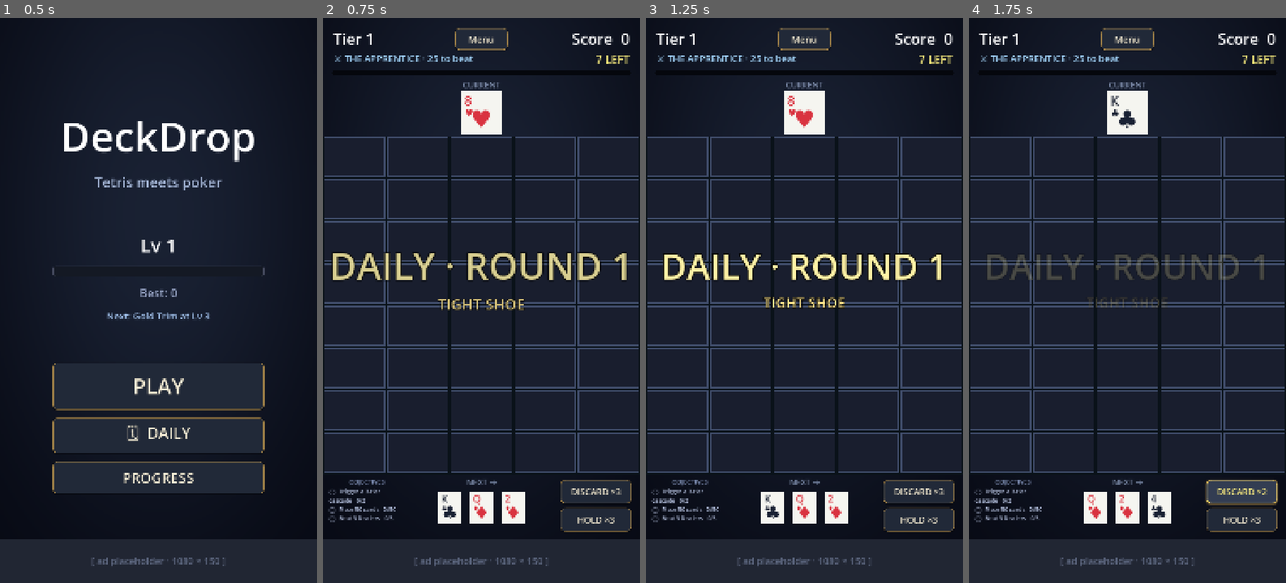
Above: before the commit, frames 1-4 (left to right).
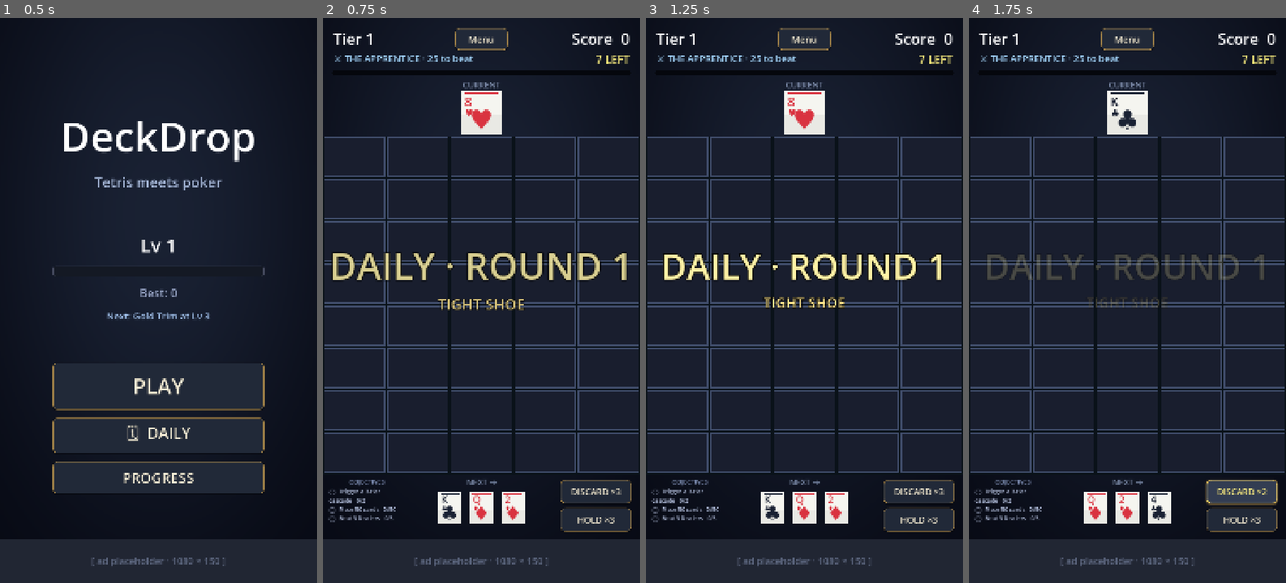
Above: after the commit, the same moments.

Repository: KrisCagle/Godot-CardStack
Game: Godot game, scene res://scenes/Title.tscn
Two runs of this game, one before a commit and one after it. Both use one fixed random seed, a clock stepped at 60 frames per second and the inputs below.
Inputs:
- Up to frame 1 (0.5 s): no input
- Up to frame 2 (0.75 s): click "🗓 DAILY" at 0.5 s
- Up to frame 3 (1.25 s): no input
- Up to frame 4 (1.75 s): click "DISCARD ×3" at 1.25 s

Frame 1 is identical in both runs. In frame 2, 0.3% of the frame differs, in the area x 37-63%, y 13-89%; in frame 3, 0.3%; in frame 4, 0.3%.

Commit message:
Card visual polish + 3 new specials (Mirror, Burst, Bonus)
Card render
-----------
draw_card now adds a suit-colored accent stripe across the top of every
real card (regular + Anchor / Flare / Surge / Crown / Mirror / Burst /
Bonus) and a subtle 5% bottom-half darkening for depth. Symbol-mode
specials (Joker / Bomb / Sweep / Shuffle) skip both since their face
color is already their identity. Center suit symbol bumped from 0.55
to 0.62 of cell height for more presence; rank label vertical offset
nudged to match. Cards now read as physical objects instead of flat
rectangles.

New specials
------------
Three additions to Card.Kind, all real cards with rank/suit so they
plug into the existing hand evaluator naturally:

- MIRROR (sky-blue 4px border) — on placement creates two copies of
  the rank/suit in the tapped column AND the mirror column (GRID_WIDTH
  - 1 - col). If one side is full it just places in the other; if both
  are full, consumed harmlessly. _apply_placement_bonuses runs on both
  copies independently. _spawn_dealer_popup("MIRROR!", sky).

- BURST (orange 4px border) — placed as a normal card, then clears the
  3×3 of cells immediately around its landing cell (Anchors stay
  unless Anchor Free perk says otherwise). Standard particles + boom
  SFX + shake. Card itself stays on the grid as a real card.

- BONUS (hot-pink 4px border) — placed as a normal card. The first
  scoring hand it participates in gets a flat 2× multiplier; after
  that the bonus is consumed and the card behaves normally. Tracked
  by Card ref in _bonus_cards Dictionary so gravity-moves don't lose
  state.

_draw_card_with_specials redistributes the non-Joker share into 10
equal tenths (Bomb / Sweep / Surge / Anchor / Flare / Crown / Shuffle
/ Mirror / Burst / Bonus) so the joker_ratio modifier still controls
the Joker share cleanly.

Diff:
--- a/DeckDrop/scripts/card.gd
+++ b/DeckDrop/scripts/card.gd
@@ -10,7 +10,7 @@
 
 enum Suit { CLUBS, DIAMONDS, HEARTS, SPADES }
 enum Rank { TWO, THREE, FOUR, FIVE, SIX, SEVEN, EIGHT, NINE, TEN, JACK, QUEEN, KING, ACE }
-enum Kind { NORMAL, JOKER, BOMB, SWEEP, SURGE, ANCHOR, FLARE, CROWN, SHUFFLE }
+enum Kind { NORMAL, JOKER, BOMB, SWEEP, SURGE, ANCHOR, FLARE, CROWN, SHUFFLE, MIRROR, BURST, BONUS }
 
 const RANK_LABELS := ["2", "3", "4", "5", "6", "7", "8", "9", "10", "J", "Q", "K", "A"]
 const SUIT_LABELS := ["♣", "♦", "♥", "♠"]
@@ -50,6 +50,18 @@
 var is_shuffle: bool:
 	get:
 		return kind == Kind.SHUFFLE
+
+var is_mirror: bool:
+	get:
+		return kind == Kind.MIRROR
+
+var is_burst: bool:
+	get:
+		return kind == Kind.BURST
+
+var is_bonus: bool:
+	get:
+		return kind == Kind.BONUS
 
 var is_special: bool:
 	get:
@@ -99,6 +111,25 @@
 # currently on the grid into random columns.
 static func make_shuffle() -> Card:
 	return Card.new(0, 0, Kind.SHUFFLE)
+
+
+# Mirror: real card; on placement places a copy of itself in the tapped
+# column AND its mirror column (col → GRID_WIDTH-1-col). Both copies behave
+# as normal cards after placement.
+static func make_mirror(rng: RandomNumberGenerator = null) -> Card:
+	return _make_random_kind(Kind.MIRROR, rng)
+
+
+# Burst: real card; on placement clears the 3×3 of cells immediately around
+# its landing cell (excluding itself).
+static func make_burst(rng: RandomNumberGenerator = null) -> Card:
+	return _make_random_kind(Kind.BURST, rng)
+
+
+# Bonus: real card; the FIRST scoring hand it participates in is scored at 2×.
+# After that bonus is consumed, it behaves as a normal card.
+static func make_bonus(rng: RandomNumberGenerator = null) -> Card:
+	return _make_random_kind(Kind.BONUS, rng)
 
 
 static func _make_random_kind(k: int, rng: RandomNumberGenerator) -> Card:
--- a/DeckDrop/scripts/card_view.gd
+++ b/DeckDrop/scripts/card_view.gd
@@ -53,23 +53,52 @@
 		face_color = Color(0.96, 0.88, 1.00)
 		border_color = Color(0.75, 0.45, 1.00)
 	elif card.is_surge:
-		# Real card face + thick purple border so player sees the rank
-		# and immediately reads "this is enhanced."
 		border_color = Color(0.85, 0.45, 1.00)
 		border_width = 4.0
 	elif card.is_anchor:
-		# Gray steel border — this card never clears.
 		border_color = Color(0.55, 0.58, 0.65)
 		border_width = 5.0
 	elif card.is_flare:
-		# Cyan glass border — fragile but triples hand score.
 		border_color = Color(0.40, 0.85, 1.00)
 		border_width = 4.0
 	elif card.is_crown:
-		# Gold promote border — bumps neighbors on placement.
 		border_color = Color(0.95, 0.78, 0.30)
 		border_width = 4.0
+	elif card.is_mirror:
+		border_color = Color(0.55, 0.85, 1.00)
+		border_width = 4.0
+	elif card.is_burst:
+		border_color = Color(1.00, 0.65, 0.30)
+		border_width = 4.0
+	elif card.is_bonus:
+		border_color = Color(1.00, 0.40, 0.70)
+		border_width = 4.0
+
+	# Face fill.
 	canvas.draw_rect(rect, face_color, true)
+
+	# Real-card polish: a suit-colored stripe across the top and a subtle
+	# darkening across the bottom half so cards read with depth instead of
+	# looking like flat rectangles. Skip for symbol-mode specials (Joker /
+	# Bomb / Sweep / Shuffle) which have their own visual treatment.
+	var is_symbol_card: bool = card.is_joker or card.is_bomb \
+		or card.is_sweep or card.is_shuffle
+	if not is_symbol_card:
+		var stripe_pad_x: float = rect.size.x * 0.10
+		var stripe_h: float = maxf(rect.size.y * 0.05, 3.0)
+		var stripe := Rect2(
+			rect.position + Vector2(stripe_pad_x, rect.size.y * 0.03),
+			Vector2(rect.size.x - stripe_pad_x * 2, stripe_h)
+		)
+		canvas.draw_rect(stripe, card.suit_color(), true)
+
+		var darken := Rect2(
+			rect.position + Vector2(0, rect.size.y * 0.55),
+			Vector2(rect.size.x, rect.size.y * 0.45)
+		)
+		canvas.draw_rect(darken, Color(0, 0, 0, 0.05), true)
+
+	# Border last so it sits on top of the stripe + darken pass.
 	canvas.draw_rect(rect, border_color, false, border_width)
 
 	var font := canvas.get_theme_default_font()
@@ -79,15 +108,15 @@
 
 	var rank_font_size := int(rect.size.y * 0.30)
 	var suit_font_size := int(rect.size.y * 0.22)
-	var center_font_size := int(rect.size.y * 0.55)
+	var center_font_size := int(rect.size.y * 0.62)  # larger center suit for presence
 	var pad := rect.size.y * 0.08
 
 	canvas.draw_string(font,
-		rect.position + Vector2(pad, pad + rank_font_size * 0.85),
+		rect.position + Vector2(pad, pad + rank_font_size * 0.92),
 		rank_text, HORIZONTAL_ALIGNMENT_LEFT, -1, rank_font_size, fg)
 	canvas.draw_string(font,
 		rect.position + Vector2(pad, pad + rank_font_size + suit_font_size * 0.95),
 		suit_text, HORIZONTAL_ALIGNMENT_LEFT, -1, suit_font_size, fg)
 	canvas.draw_string(font,
-		rect.position + Vector2(0, rect.size.y * 0.84),
+		rect.position + Vector2(0, rect.size.y * 0.88),
 		suit_text, HORIZONTAL_ALIGNMENT_CENTER, rect.size.x, center_font_size, fg)
--- a/DeckDrop/scripts/game.gd
+++ b/DeckDrop/scripts/game.gd
@@ -132,6 +132,10 @@
 var _combo_reached_2_this_run: bool = false
 var _action_surge: bool = false
 var _bomb_score_bonus: int = 0
+
+# Bonus cards: track Card refs that still have their "first hand 2×" pending.
+# Cleared as soon as any hand the card participates in scores.
+var _bonus_cards: Dictionary = {}
 var _active_combo_time: float = COMBO_TIME_MAX
 var _active_combo_increment: float = COMBO_INCREMENT
 var _active_round_length: int = ROUND_LENGTH
@@ -223,6 +227,7 @@
 	_combo_reached_2_this_run = false
 	_action_surge = false
 	_bomb_score_bonus = 0
+	_bonus_cards = {}
 	if _score_tween != null and _score_tween.is_valid():
 		_score_tween.kill()
 	_preview.clear()
@@ -261,6 +266,12 @@
 	if _current.is_shuffle:
 		await _drop_shuffle(col)
 		return
+	if _current.is_mirror:
+		await _drop_mirror(col)
+		return
+	if _current.is_burst:
+		await _drop_burst(col)
+		return
 
 	var target_row: int = playfield.lowest_empty_row(col)
 	if target_row < 0:
@@ -279,6 +290,9 @@
 	await _animate_drop(placed, col, target_row)
 	Sfx.play("place")
 	playfield.place_card(placed, col)
+	# Bonus cards: track the placed Card ref so the next hand it's in scores 2×.
+	if placed.is_bonus:
+		_bonus_cards[placed] = true
 	_apply_placement_bonuses(col, target_row, placed)
 	if placed.is_crown:
 		_apply_crown_effect(col, target_row)
@@ -404,7 +418,17 @@
 			if _double_down_pending:
 				double_mult = 2.0
 				_double_down_pending = false
-			var earned := int(round(float(g.score) * tier_mult * combo_mult * _active_base_mult * flare_mult * royal_mult * hearts_mult * double_mult))
+			# Bonus card: if any cell in this hand is a tracked Bonus, score 2×
+			# and clear that bonus state (one-shot).
+			var bonus_mult: float = 1.0
+			for cell in g.cells:
+				var p4: Vector2i = cell
+				var bc: Card = playfield.card_at(p4.x, p4.y)
+				if bc != null and _bonus_cards.get(bc, false):
+					bonus_mult = 2.0
+					_bonus_cards.erase(bc)
+					break
+			var earned := int(round(float(g.score) * tier_mult * combo_mult * _active_base_mult * flare_mult * royal_mult * hearts_mult * double_mult * bonus_mult))
 			score += earned
 			all_cells.append_array(g.cells)
 
@@ -645,12 +669,13 @@
 	# deterministic too — without this, two players on the same daily seed
 	# could see different Joker/Bomb positions.
 	if _specials_rng.randf() < chance:
-		# Joker share comes off the top; remaining 7 specials (Bomb / Sweep /
-		# Multi / Steel / Glass / Promote / Shuffle) split the rest in equal
-		# sevenths so the joker_ratio modifier still controls the Joker share.
+		# Joker share comes off the top; the remaining 10 specials (Bomb /
+		# Sweep / Surge / Anchor / Flare / Crown / Shuffle / Mirror / Burst /
+		# Bonus) split the rest in equal tenths so the joker_ratio modifier
+		# still controls the Joker share.
 		if _specials_rng.randf() < _active_joker_ratio:
 			return Card.make_joker()
-		var roll: int = _specials_rng.randi() % 7
+		var roll: int = _specials_rng.randi() % 10
 		match roll:
 			0:
 				return Card.make_bomb()
@@ -664,8 +689,14 @@
 				return Card.make_flare(_specials_rng)
 			5:
 				return Card.make_crown(_specials_rng)
+			6:
+				return Card.make_shuffle()
+			7:
+				return Card.make_mirror(_specials_rng)
+			8:
+				return Card.make_burst(_specials_rng)
 			_:
-				return Card.make_shuffle()
+				return Card.make_bonus(_specials_rng)
 	return _deck.draw_card()
 
 
@@ -829,6 +860,132 @@
 	_shake(10.0, 0.30)
 	_on_placement_recorded(shuffle_card)
 	await get_tree().create_timer(CLEAR_DELAY).timeout
+	await _process_cascades()
+	_check_tier_up()
+
+	if playfield.is_any_column_full():
+		_end_run("column_overflow")
+		return
+
+	_round_placements += 1
+	if _round_placements >= _active_round_length:
+		await _evaluate_round()
+		if _game_over:
+			return
+
+	_advance_queue()
+	_combo_timer = _active_combo_time
+	_refresh()
+	_is_animating = false
+
+
+# Mirror special: places a copy of itself (rank + suit) in the tapped column
+# AND its mirror column (GRID_WIDTH-1-col). The Mirror card itself is consumed
+# and the two copies behave as normal cards.
+func _drop_mirror(col: int) -> void:
+	_is_animating = true
+	var mirror := _current
+	_update_combo_state()
+
+	var target_row: int = playfield.lowest_empty_row(col)
+	var mirror_col: int = PlayField.GRID_WIDTH - 1 - col
+	var mirror_row: int = -1
+	if mirror_col != col:
+		mirror_row = playfield.lowest_empty_row(mirror_col)
+
+	if target_row < 0 and mirror_row < 0:
+		# Nowhere to land; consume harmlessly.
+		_is_animating = false
+		_advance_queue()
+		_refresh()
+		return
+
+	var anim_row := target_row if target_row >= 0 else mirror_row
+	var anim_col := col if target_row >= 0 else mirror_col
+	await _animate_drop(mirror, anim_col, anim_row)
+	Sfx.play("place")
+
+	if target_row >= 0:
+		var primary := Card.new(mirror.suit, mirror.rank)
+		playfield.place_card(primary, col)
+		_apply_placement_bonuses(col, target_row, primary)
+	if mirror_col != col and mirror_row >= 0:
+		var twin := Card.new(mirror.suit, mirror.rank)
+		playfield.place_card(twin, mirror_col)
+		_apply_placement_bonuses(mirror_col, mirror_row, twin)
+
+	_spawn_dealer_popup("MIRROR!", Color(0.55, 0.85, 1.00))
+	_on_placement_recorded(mirror)
+	await _process_cascades()
+	_check_tier_up()
+
+	if playfield.is_any_column_full():
+		_end_run("column_overflow")
+		return
+
+	_round_placements += 1
+	if _round_placements >= _active_round_length:
+		await _evaluate_round()
+		if _game_over:
+			return
+
+	_advance_queue()
+	_combo_timer = _active_combo_time
+	_refresh()
+	_is_animating = false
+
+
+# Burst special: real card that, on placement, clears the 3×3 of cells around
+# its landing cell (the burst card itself stays — it's a real card).
+func _drop_burst(col: int) -> void:
+	_is_animating = true
+	var burst := _current
+	_update_combo_state()
+
+	var target_row: int = playfield.lowest_empty_row(col)
+	if target_row < 0:
+		# Column full — consume harmlessly.
+		_is_animating = false
+		_advance_queue()
+		_refresh()
+		return
+
+	await _animate_drop(burst, col, target_row)
+	Sfx.play("place")
+	var burst_real := Card.new(burst.suit, burst.rank)
+	playfield.place_card(burst_real, col)
+	_apply_placement_bonuses(col, target_row, burst_real)
+
+	# Clear 3×3 of cells around the burst, excluding itself.
+	var cells_to_clear: Array = []
+	for dx in [-1, 0, 1]:
+		for dy in [-1, 0, 1]:
+			if dx == 0 and dy == 0:
+				continue
+			var x: int = col + dx
+			var y: int = target_row + dy
+			if x < 0 or x >= PlayField.GRID_WIDTH:
+				continue
+			if y < 0 or y >= PlayField.GRID_HEIGHT:
+				continue
+			var neighbor: Card = playfield.card_at(x, y)
+			if neighbor == null:
+				continue
+			# Respect Anchors (unless the Anchor Free perk says otherwise).
+			if neighbor.is_anchor and not _anchor_free:
+				continue
+			cells_to_clear.append(Vector2i(x, y))
+
+	if not cells_to_clear.is_empty():
+		_spawn_clear_particles(cells_to_clear)
+		playfield.clear_cells(cells_to_clear)
+	Sfx.play("boom")
+	_spawn_dealer_popup("BURST!", Color(1.00, 0.65, 0.30))
+	_shake(14.0, 0.30)
+	_on_placement_recorded(burst)
+	await get_tree().create_timer(CLEAR_DELAY).timeout
+	playfield.apply_gravity()
+	await get_tree().create_timer(GRAVITY_DELAY).timeout
 	await _process_cascades()
 	_check_tier_up()
 
